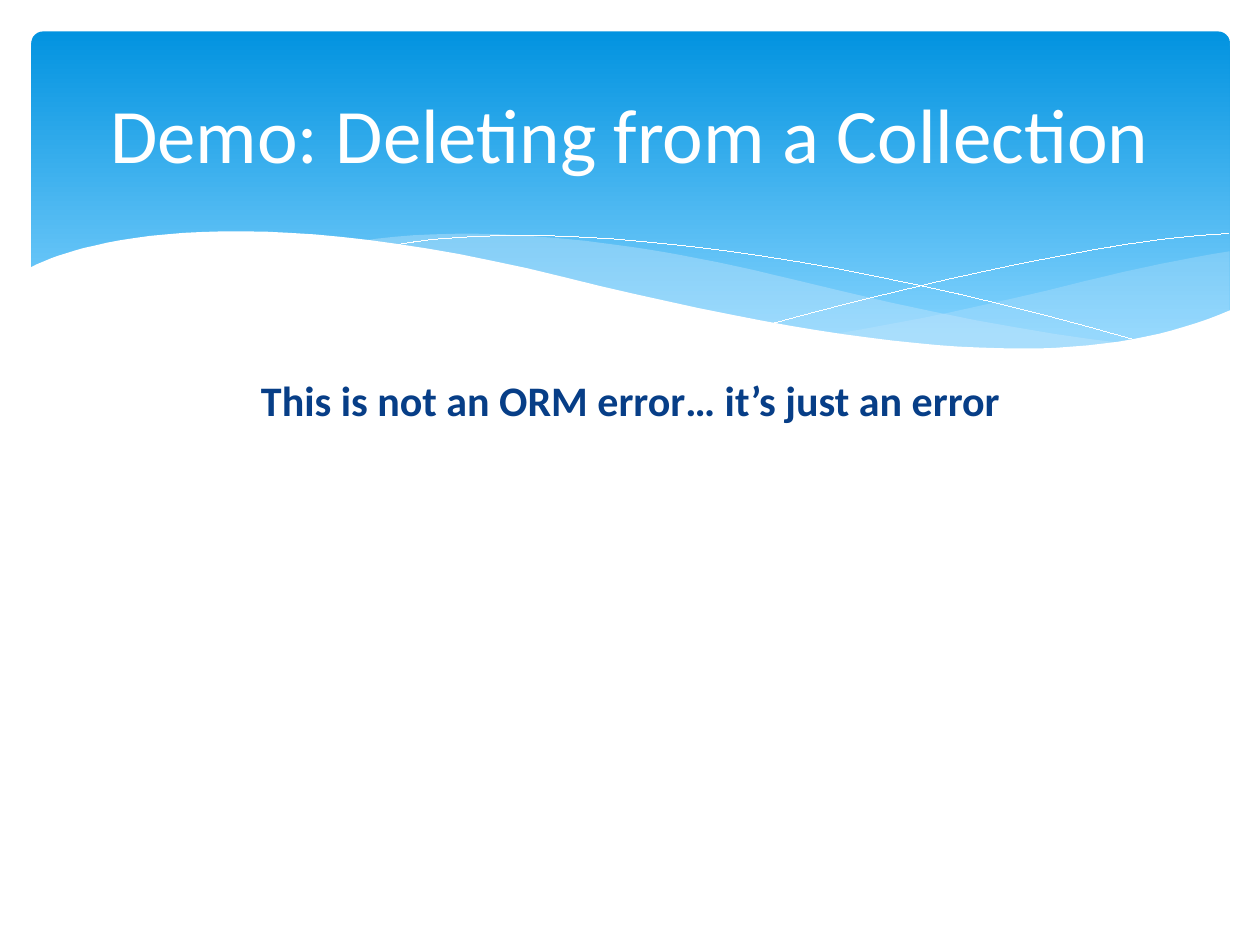
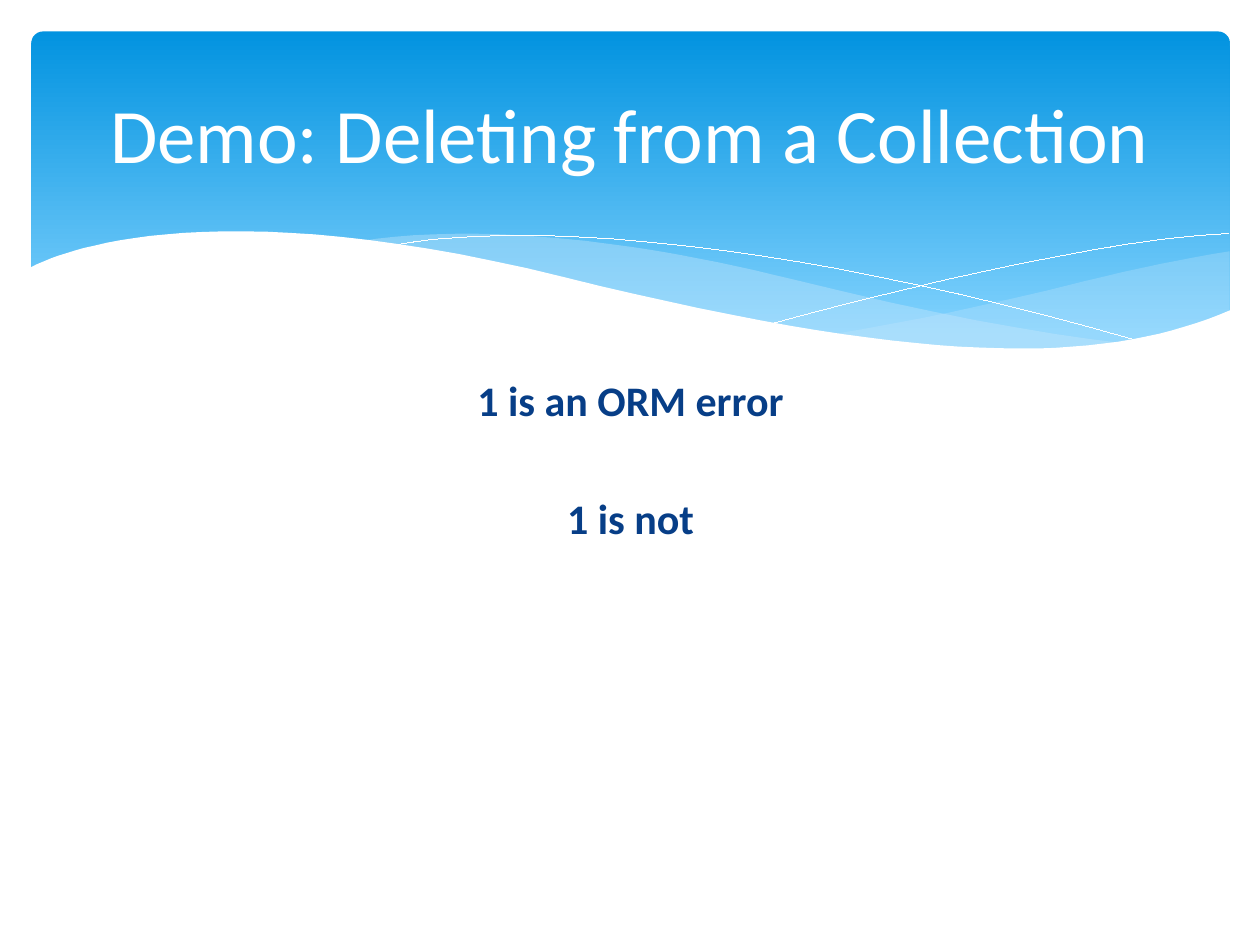
Before and after one commit to marcesher/mxunit-cfmeetups, a slide deck: slide 45 of CFObjective_ORMZen/preso/orm_zen.ppt.pptx. Drawn at 1260x945 pixels with LibreOffice and Linux fonts; fonts in the diff are those of the drawing. Boxes give left, top, right and bottom in pixels: in the first picture for what was removed or moved away, otherwise in the second. Text is boxed around its words. In the diff, an @@ line names an element or a change of style, - is before the commit and + after.

```diff
--- a/CFObjective_ORMZen/preso/orm_zen.ppt.pptx
+++ b/CFObjective_ORMZen/preso/orm_zen.ppt.pptx
@@ text at [477, 386, 784, 535]: text changed @@
-This is not an ORM error… it’s just an error
+1 is an ORM error
+1 is not
```
Also in this commit, not shown: 13 other slides changed, 1 slide added.
